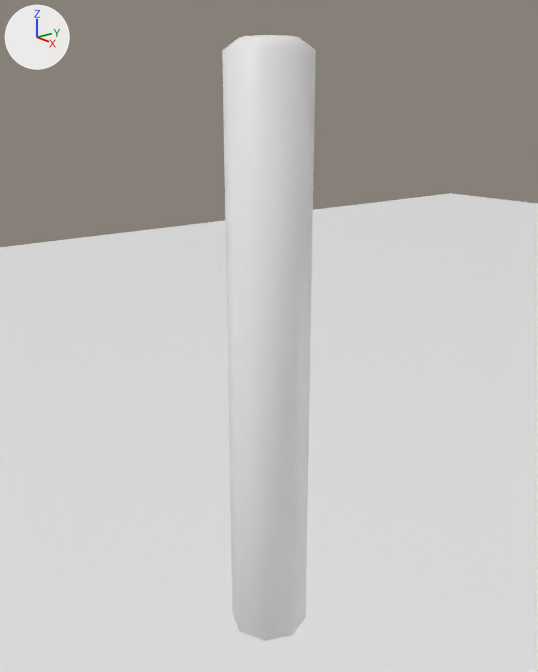
A saved change to the Blender file demo/donut-cup-01.blend.
Camera for both pictures: a 50 mm camera at (-2.4, 0.902, 0.979) aimed at (-2.534, 1.01, 0.924). The axes (+X, +Y, +Z) are drawn at upper left. The lights are the same throughout.

Names of what the first picture shows: 'Plane', 'Sprinkler'.
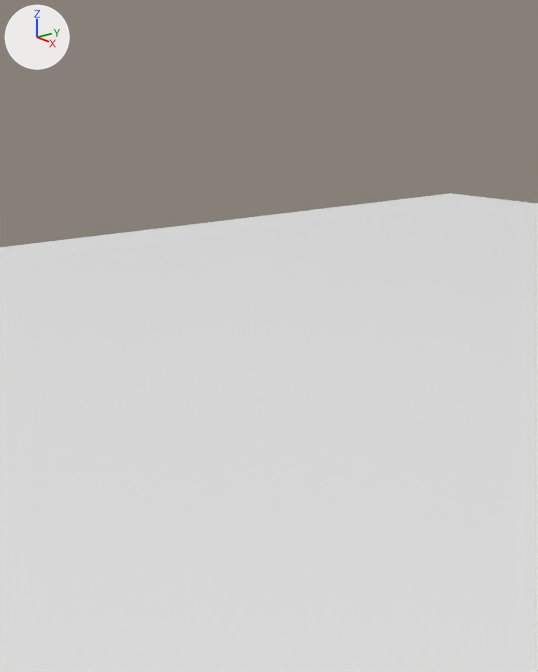
Commit message: Implemented spreading sprinkles on icing.

Where the change shows, as pixel boxes (x1, y1, x2, y2) in the pictures (538 x 672 px):
'Sprinkler', deleted
    before: (222, 35, 316, 641)

Edits to the bpy script that builds the scene:
```text
Remove ob_sprinkler:
    ob_sprinkler = bpy.data.objects.new('Sprinkler', me_cylinder)
    ob_sprinkler.location = (-2.5322, 1.0083, 0.9171)
    ob_sprinkler.scale = (0.922, 1.06, 1.0)
    _m = ob_sprinkler.modifiers.new('Mirror', 'MIRROR')
    _m.use_axis = (False, False, True)
    _m.use_clip = True
```
